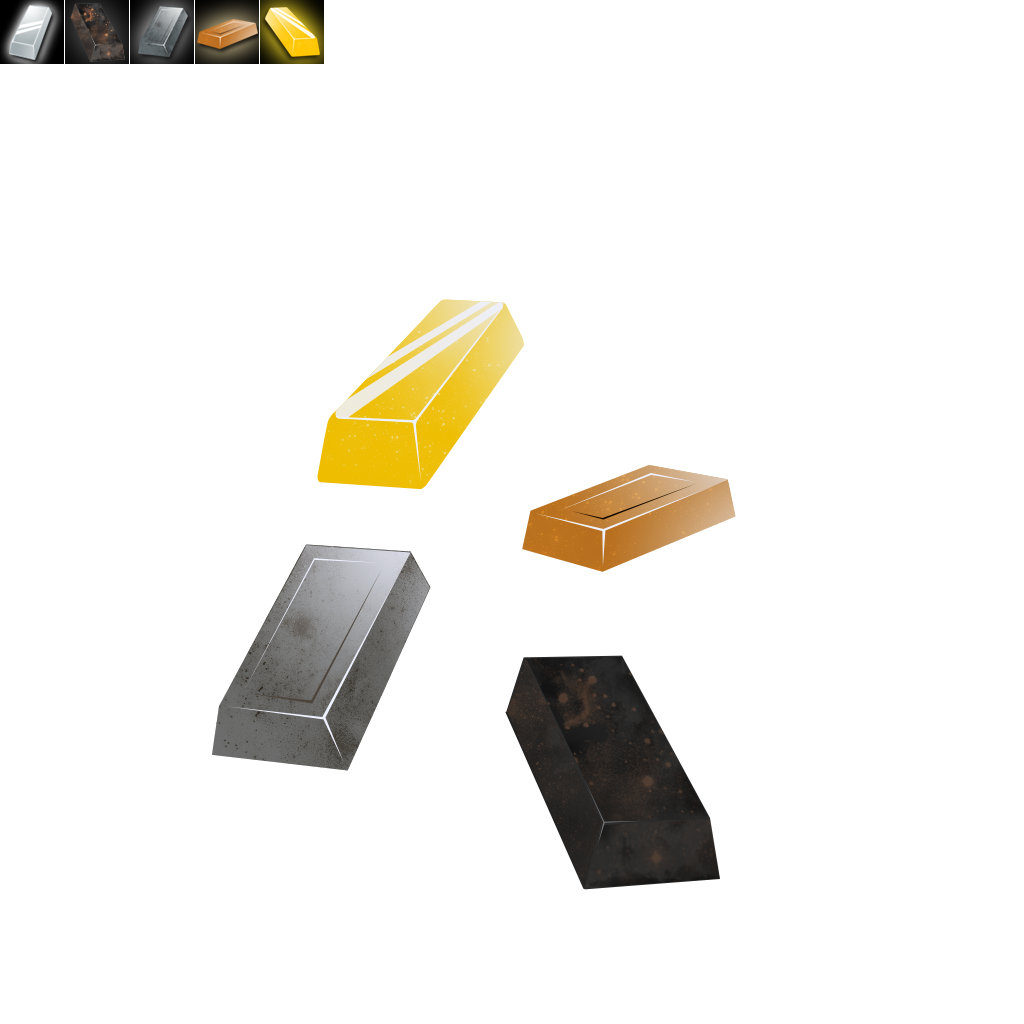
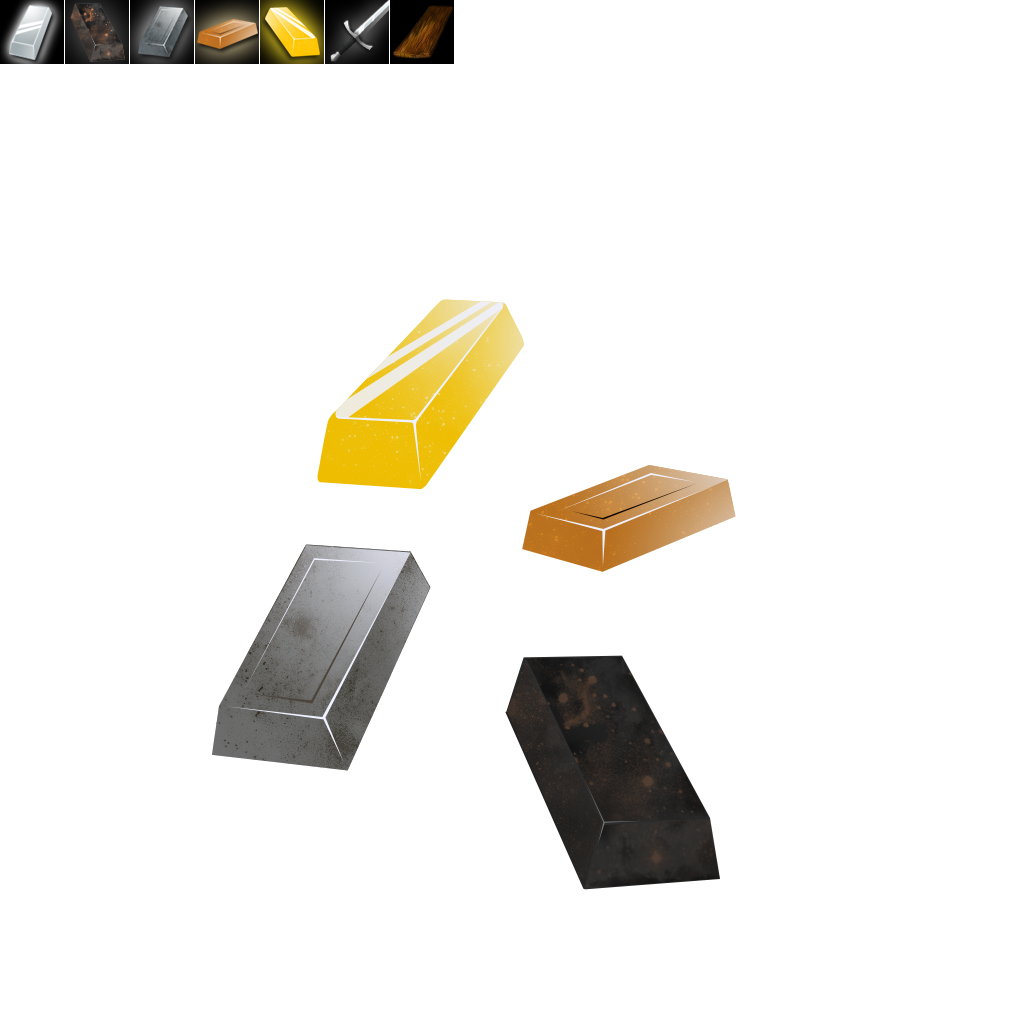
Layered file, before and after one edit (1024 × 1024). Changes by layer:
painted on "SmallIcons" over [325, 0, 454, 64]
painted on "Squares" over [325, 0, 454, 64]
